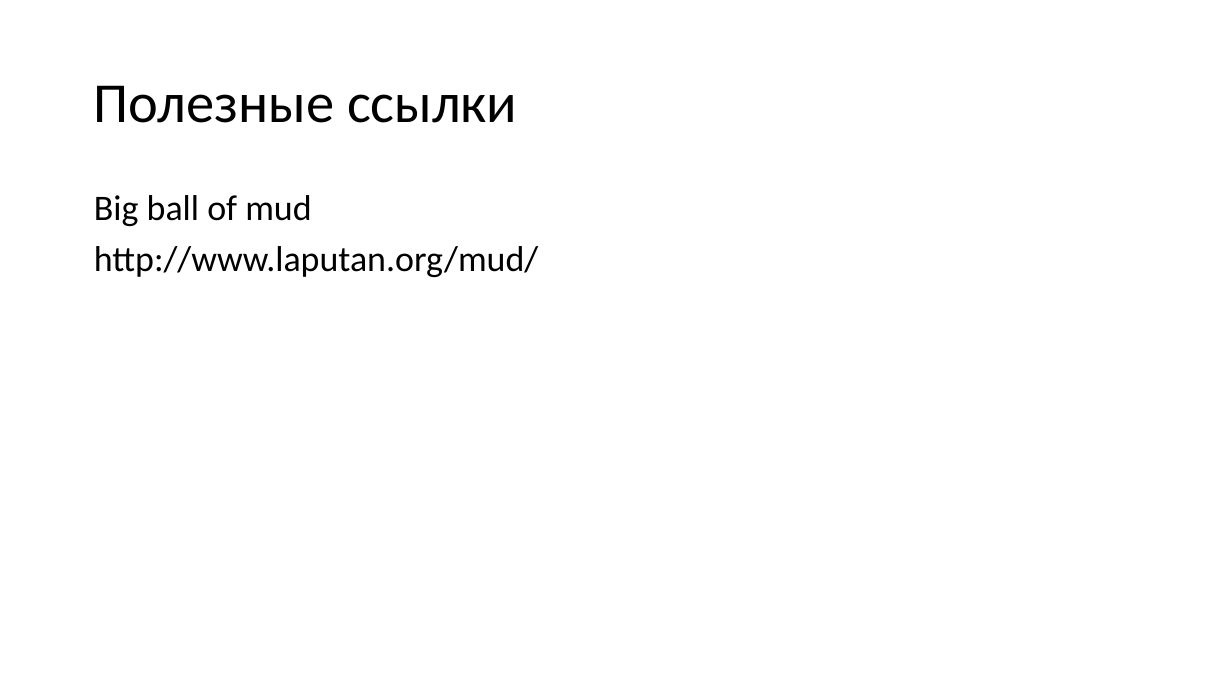
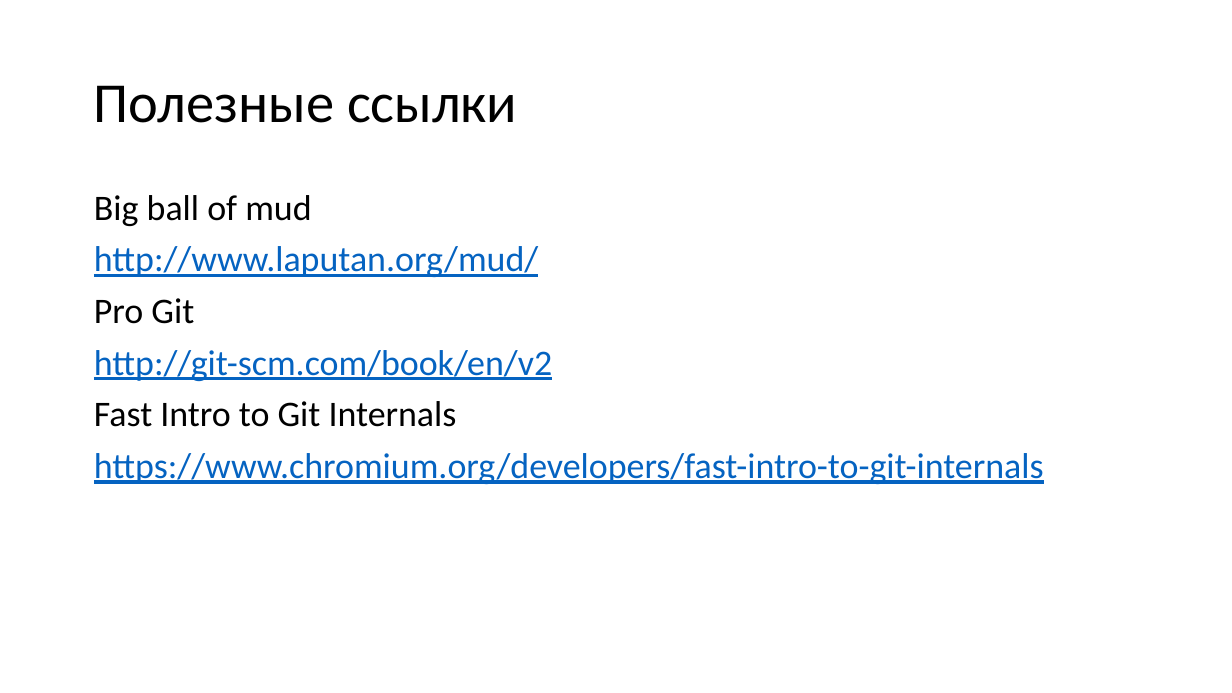
Before and after one commit to dzmitry-varabei/front-end-course, a slide deck: slide 71 of git-commit-code-review/Presentation1.pptx (slide 100 before the commit). Drawn at 1232x693 pixels with LibreOffice and Linux fonts; fonts in the diff are those of the drawing. Boxes give left, top, right and bottom in pixels: in the first picture for what was removed or moved away, otherwise in the second. Text is boxed around its words. In the diff, an @@ line names an element or a change of style, - is before the commit and + after.

```diff
--- a/git-commit-code-review/Presentation1.pptx
+++ b/git-commit-code-review/Presentation1.pptx
@@ text at bbox=[94, 246, 538, 277]: text colour #000000 to #0563C1, underline on in "http://www.laputan.org/mud/" @@
@@ text at bbox=[94, 298, 1044, 484]: paragraphs added @@
+Pro Git
+http://git-scm.com/book/en/v2
+Fast Intro to Git Internals
+https://www.chromium.org/developers/fast-intro-to-git-internals
```
Also in this commit, not shown: 15 other slides changed, 18 slides added, 49 slides removed, 5 other files.
